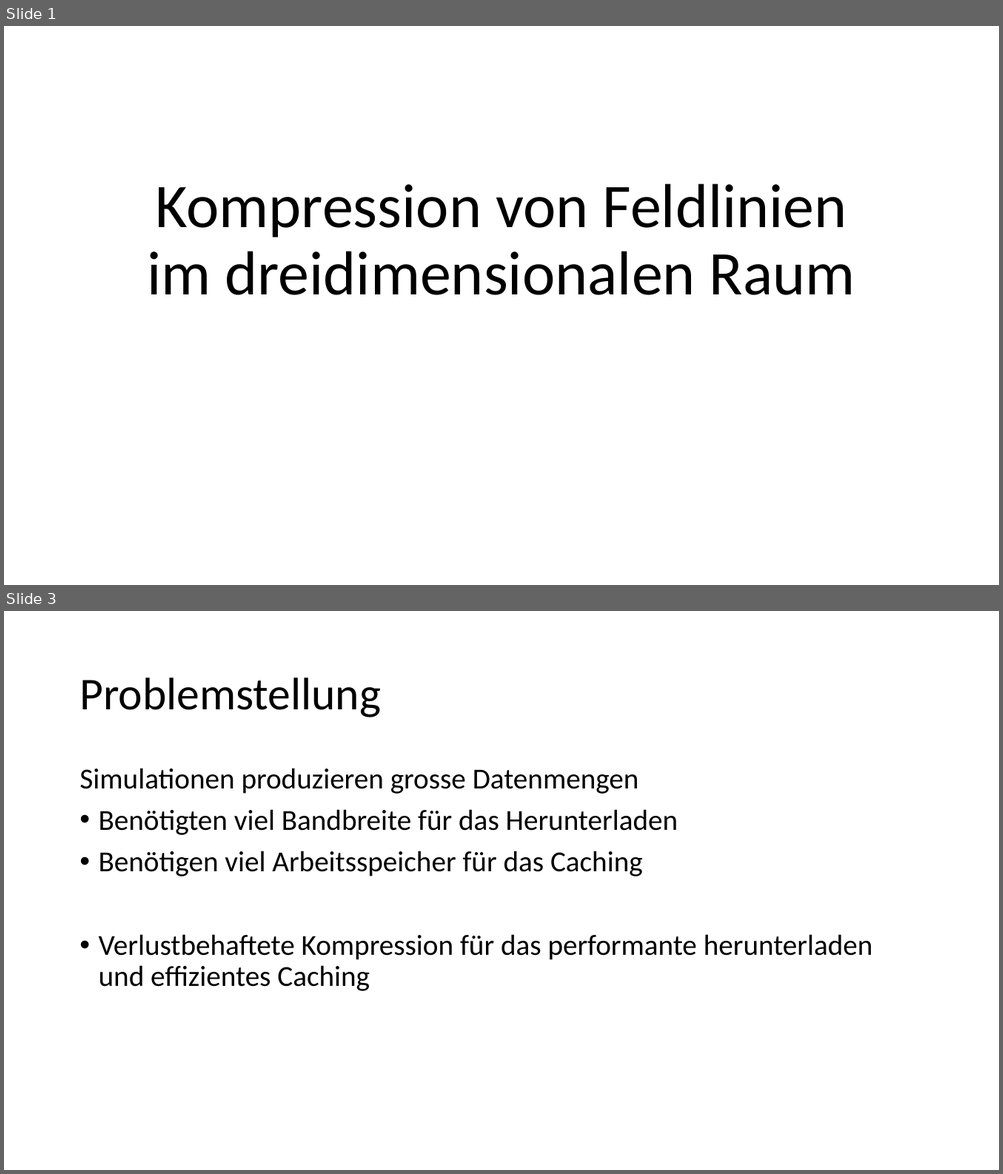
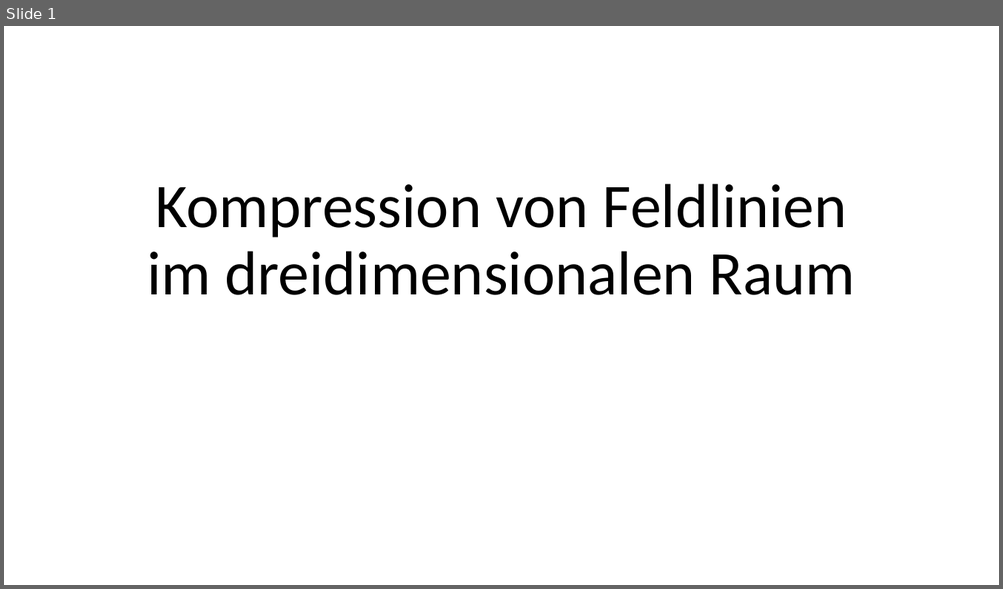
Before and after one commit to Helldevastator/PFSSCompression, a slide deck: doc/praes/Kompression.pptx. Shown one above the other, each under a label of ours: slides 1 and 3 before the commit, slide 1 after it; the slides between them are not shown. The pictures are 1003x1174 and 1003x589 pixels, drawn with LibreOffice and Linux fonts; fonts in the diff are those of the drawing. Boxes give left, top, right and bottom in pixels: in the first picture for what was removed or moved away, otherwise in the second. Text is boxed around its words. In the diff, an @@ line names an element or a change of style, - is before the commit and + after.

```diff
--- a/doc/praes/Kompression.pptx
+++ b/doc/praes/Kompression.pptx
@@ slide 3 removed at <box>4,611,999,1170</box>, background #FFFFFF @@
@@ title removed at <box>79,678,381,718</box> @@
-Problemstellung
@@ text removed at <box>79,768,873,991</box> @@
-Simulationen produzieren grosse Datenmengen
-• Benötigten viel Bandbreite für das Herunterladen
-• Benötigen viel Arbeitsspeicher für das Caching
-• Verlustbehaftete Kompression für das performante herunterladen und effizientes Caching
```
Also in this commit, not shown: 11 slides changed, 12 slides added, 9 other slides removed, 2 other files.
